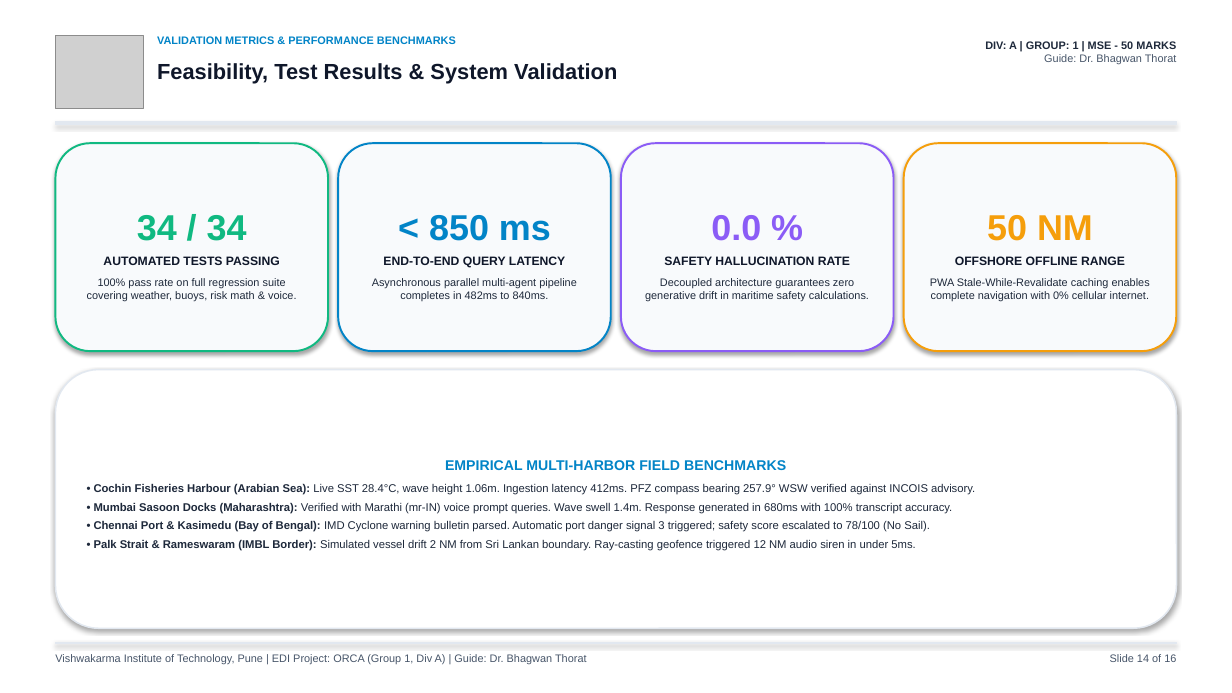
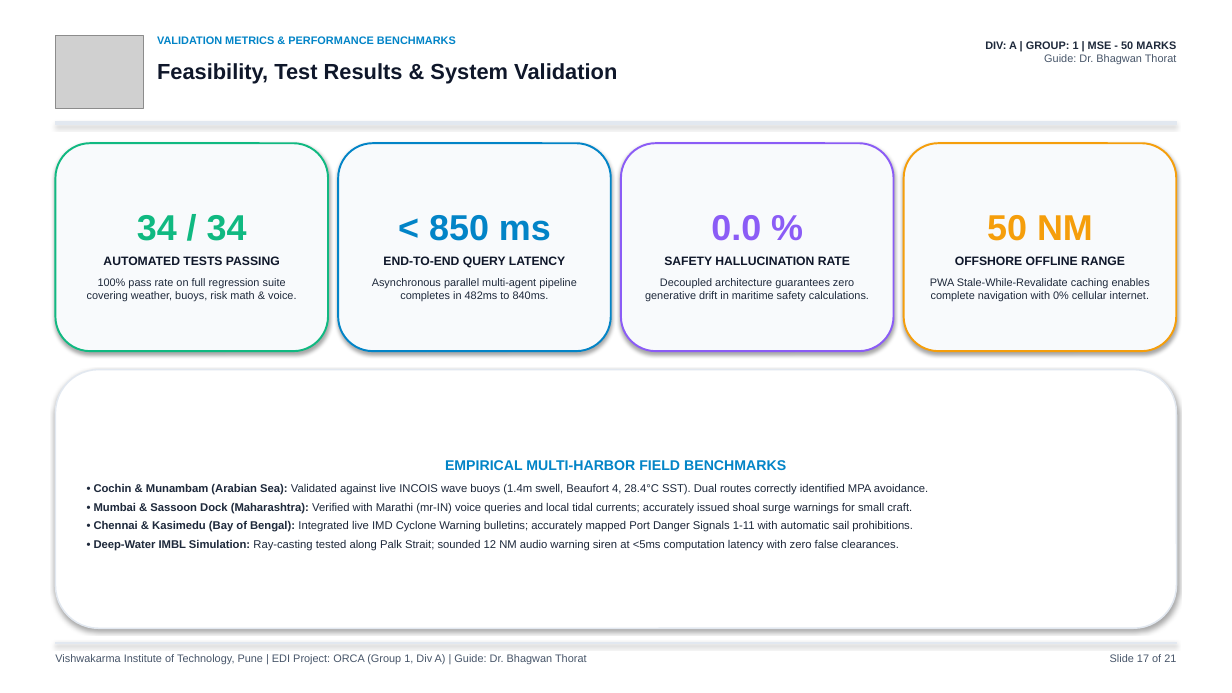
Before and after one commit to akash20065ray-sys/ORCA, a slide deck: slide 17 of ORCA_VIT_EDI_Presentation.pptx (slide 14 before the commit). Drawn at 1232x693 pixels with LibreOffice and Linux fonts; fonts in the diff are those of the drawing; grey boxes stand for pictures. Boxes give left, top, right and bottom in pixels: in the first picture for what was removed or moved away, otherwise in the second. Text is boxed around its words. In the diff, an @@ line names an element or a change of style, - is before the commit and + after.

Commit message:
feat(presentation): update 21-slide PPTX, PDF and 5-member script with verified flow and real screenshots

```diff
--- a/ORCA_VIT_EDI_Presentation.pptx
+++ b/ORCA_VIT_EDI_Presentation.pptx
@@ text in rounded rectangle at (94, 484, 928, 551): text changed @@
-• Cochin Fisheries Harbour (Arabian Sea): Live SST 28.4°C, wave height 1.06m. Ingestion latency 412ms. PFZ compass bearing 257.9° WSW verified against INCOIS advisory.
-• Mumbai Sasoon Docks (Maharashtra): Verified with Marathi (mr-IN) voice prompt queries. Wave swell 1.4m. Response generated in 680ms with 100% transcript accuracy.
-• Chennai Port & Kasimedu (Bay of Bengal): IMD Cyclone warning bulletin parsed. Automatic port danger signal 3 triggered; safety score escalated to 78/100 (No Sail).
-• Palk Strait & Rameswaram (IMBL Border): Simulated vessel drift 2 NM from Sri Lankan boundary. Ray-casting geofence triggered 12 NM audio siren in under 5ms.
+• Cochin & Munambam (Arabian Sea): Validated against live INCOIS wave buoys (1.4m swell, Beaufort 4, 28.4°C SST). Dual routes correctly identified MPA avoidance.
+• Mumbai & Sassoon Dock (Maharashtra): Verified with Marathi (mr-IN) voice queries and local tidal currents; accurately issued shoal surge warnings for small craft.
+• Chennai & Kasimedu (Bay of Bengal): Integrated live IMD Cyclone Warning bulletins; accurately mapped Port Danger Signals 1-11 with automatic sail prohibitions.
+• Deep-Water IMBL Simulation: Ray-casting tested along Palk Strait; sounded 12 NM audio warning siren at <5ms computation latency with zero false clearances.
@@ text at (1110, 654, 1176, 662): text changed @@
-Slide 14 of 16
+Slide 17 of 21
```
Also in this commit, not shown: 12 other slides changed, 8 slides added, 3 slides removed, 3 other files.
